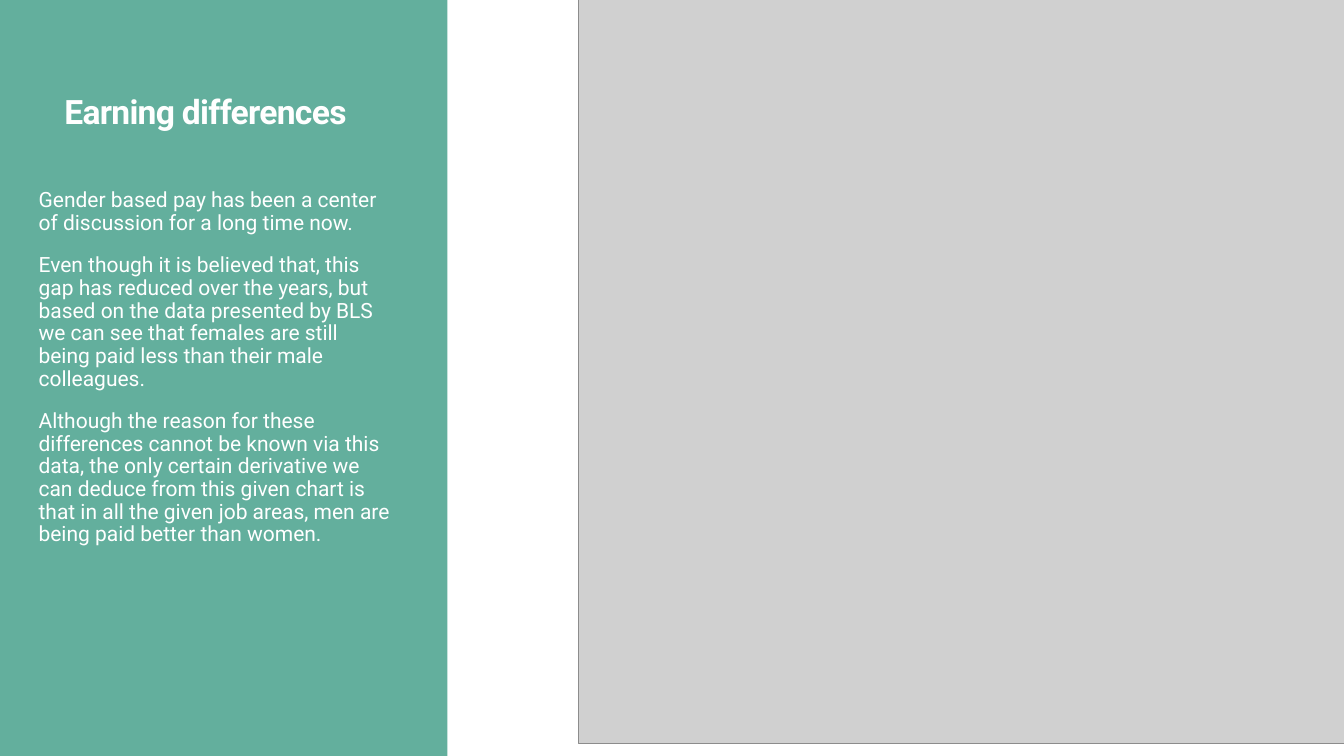
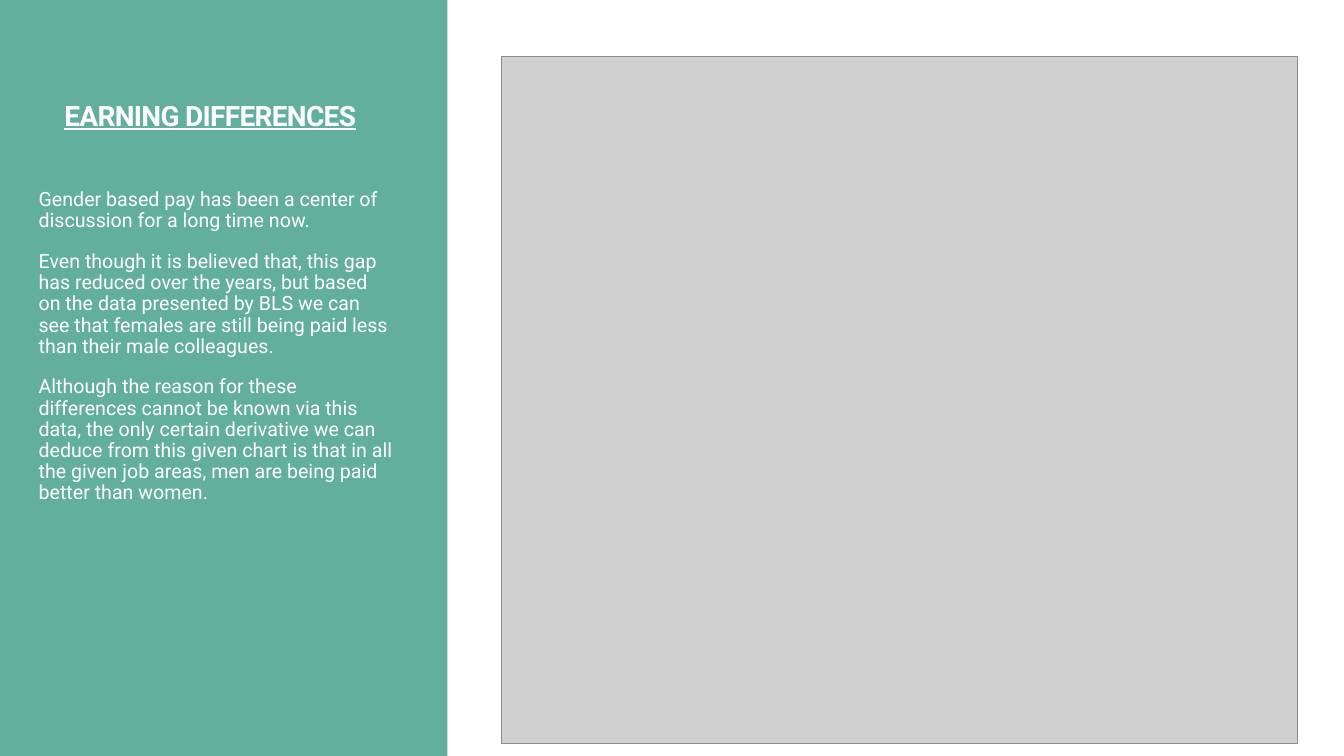
Before and after one commit to euphoniey/Project_1-team-2, a slide deck: slide 6 of Employment statistics REVA - Team 2 (1).pptx (slide 5 before the commit). Drawn at 1344x756 pixels with LibreOffice and Linux fonts; fonts in the diff are those of the drawing; grey boxes stand for pictures. Boxes give left, top, right and bottom in pixels: in the first picture for what was removed or moved away, otherwise in the second. Text is boxed around its words. In the diff, an @@ line names an element or a change of style, - is before the commit and + after.

```diff
--- a/Employment statistics REVA - Team 2 (1).pptx
+++ b/Employment statistics REVA - Team 2 (1).pptx
@@ picture: place and size @@
-picture at [579,0,1344,744]
+picture at [501,57,1298,744]
@@ title at [64,106,356,130]: text changed; size 24 to 20 pt @@
-Earning differences
+EARNING DIFFERENCES
@@ text "Gender based pay has been ..." at [39,191,392,499]: size 15 to 14 pt @@
```
Also in this commit, not shown: 7 other slides changed, 2 slides added, 1 other file.
